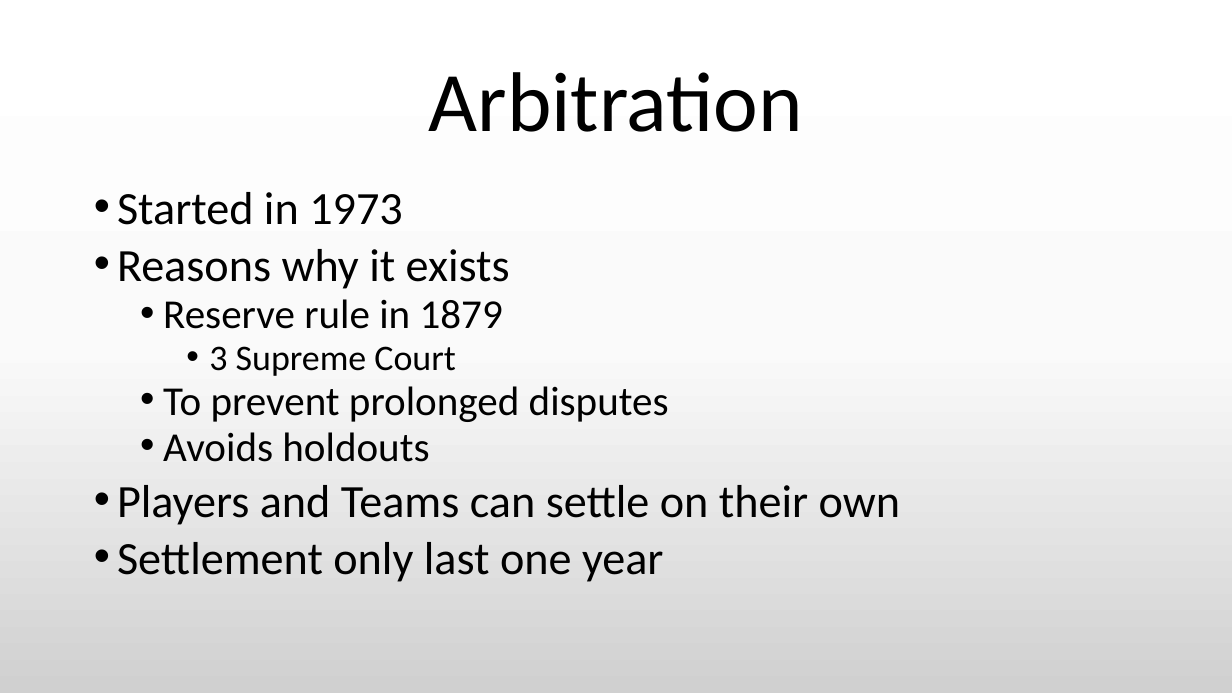
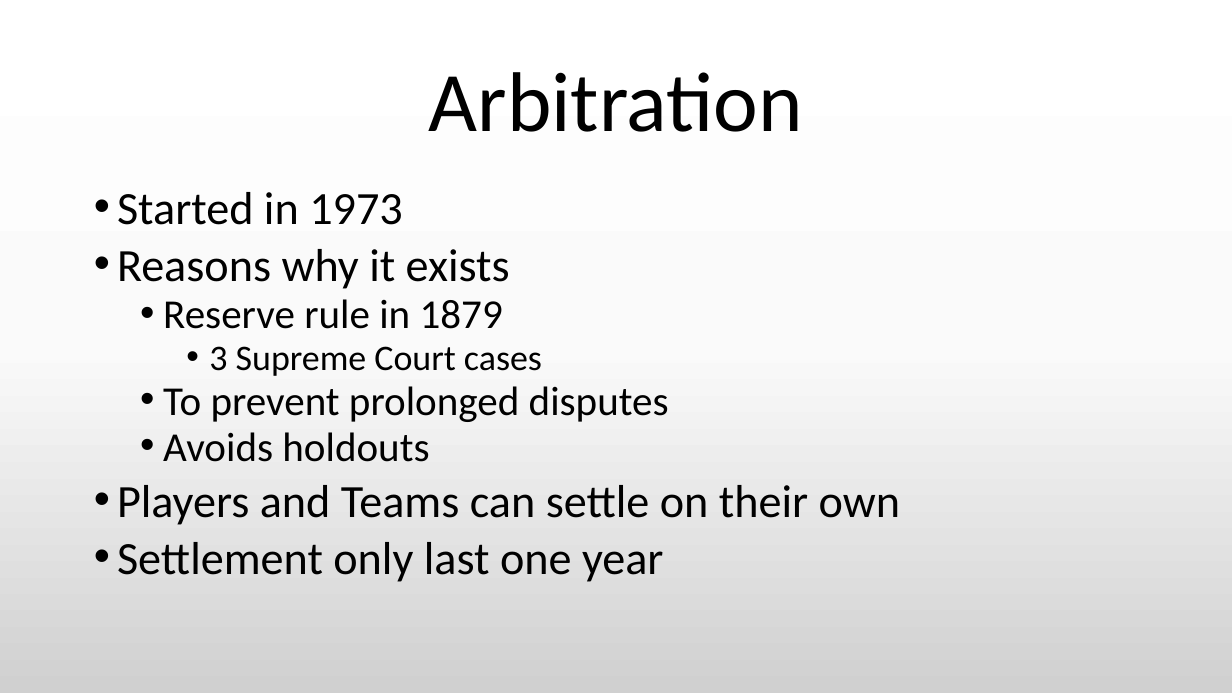
Before and after one commit to Riles567/Capstone, a slide deck: slide 3 of CapstonePresentation.pptx (slide 4 before the commit). Drawn at 1232x693 pixels with LibreOffice and Linux fonts; fonts in the diff are those of the drawing. Boxes give left, top, right and bottom in pixels: in the first picture for what was removed or moved away, otherwise in the second. Text is boxed around its words. In the diff, an @@ line names an element or a change of style, - is before the commit and + after.

```diff
--- a/CapstonePresentation.pptx
+++ b/CapstonePresentation.pptx
@@ text at (x1=209, y1=346, x2=542, y2=376): text changed @@
-    • 3 Supreme Court
+    • 3 Supreme Court cases
```
Also in this commit, not shown: 9 other slides changed, 9 slides added, 7 slides removed.
